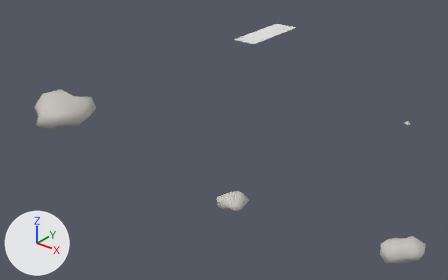
The glTF model models/epilogue/p0_0.glb as it was, and as the next commit left it.
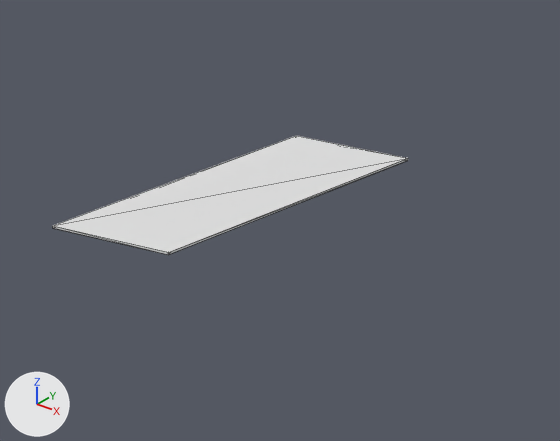
There are two pictures of each version: one whole from a 50 mm lens placed at (45.6, -65.9, 23.1), pointed at (11.5, -23.3, -3.3), one close up on the part from 50% to 72% of the width and 0% to 27% of the height. Every picture has the same lights, and +X, +Y and +Z are marked at lower left. The first two pictures are the older version. The close-ups show mesh edges as thin lines. Vertices at exactly the same position are counted once.

Names of what the first close-up shows: 'p0_0'.
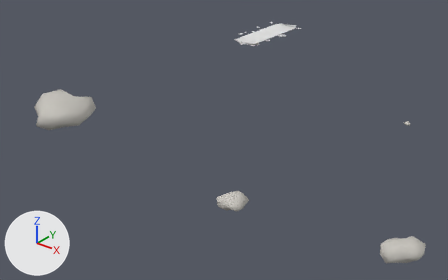
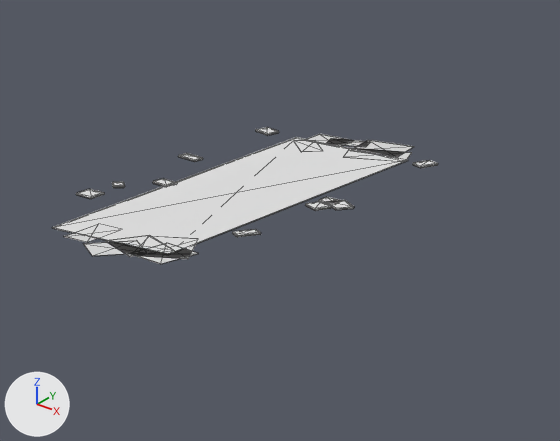
Edits to the bpy script that builds the scene:
```text
Add mat_epilogue__earth_001:
    mat_epilogue__earth_001 = principled_material('epilogue__earth.001')
    mat_epilogue__earth_001.base_color = (0.7, 0.7, 0.7)  # light grey #dadada
    mat_epilogue__earth_001.roughness = 0.7
Change me_p0_0:
    used by ob_p0_0; location = (0.0, 0.0, 0.0)
    remove me_p0_0.from_pydata(...)  # 192 vertices, 364 faces; spans x -1.6..35.9, y -39.1..4.8, z -0.6..2.5
    add me_p0_0.from_pydata(...)  # 512 vertices, 924 faces; spans x -2.8..35.9, y -39.1..5.9, z -0.6..2.5
    me_p0_0 part 1: the loose piece of 24 vertices spanning x -1.6..1.6, y -4.8..4.8, z 0.0 is copied, and the copy is turned -100.2 degrees about the z axis through its middle and scaled by 0.0522, then moved by (-1.7, -0.4, 0.0); it spans x -2.0..-1.5, y -0.6..-0.2, z 0.0
    me_p0_0 part 2: the loose piece of 24 vertices spanning x -1.6..1.6, y -4.8..4.8, z 0.0 is copied, and the copy is scaled about its middle by (0.139, 0.0484, -0.636), then moved by (-2.5, -2.2, 0.0); it spans x -2.8..-2.3, y -2.5..-1.9, z 0.0
    me_p0_0 part 3: the loose piece of 24 vertices spanning x -1.6..1.6, y -4.8..4.8, z 0.0 is copied, and the copy is scaled about its middle by (0.139, 0.0328, -0.636), then moved by (2.1, 0.7, 0.0); it spans x 1.9..2.4, y 0.6..0.9, z 0.0
    me_p0_0 part 4: the loose piece of 24 vertices spanning x -1.6..1.6, y -4.8..4.8, z 0.0 is copied, and the copy is multiplied about its middle by the matrix ((-0.051, 0.033, 0.0), (0.033, 0.051, 0.0), (0.0, 0.0, -0.061)), then moved by (2.0, -2.5, 0.0); it spans x 1.8..2.3, y -2.8..-2.2, z 0.0
    me_p0_0 part 5: the loose piece of 24 vertices spanning x -1.6..1.6, y -4.8..4.8, z 0.0 is copied, and the copy is scaled about its middle by (0.167, 0.0275, -0.636), then moved by (-2.5, 1.7, 0.0); it spans x -2.8..-2.2, y 1.5..1.9, z 0.0
    me_p0_0 part 6: 200 vertices added at x -2.7..2.8, y -5.9..5.9, z 0.0
    add me_p0_0.materials.append(mat_epilogue__earth_001)  # light grey #dadada
```

Boxes (x1, y1, x2, y2) around the edits, measured in the close-ups (560 x 441 px):
'p0_0', reshaped: before (53, 136, 408, 255); after (52, 127, 438, 264)
part 1 of me_p0_0, added: after (153, 178, 177, 187)
part 2 of me_p0_0, added: after (76, 189, 104, 199)
part 3 of me_p0_0, added: after (318, 197, 341, 204)
part 4 of me_p0_0, added: after (232, 229, 261, 237)
part 5 of me_p0_0, added: after (178, 153, 203, 162)
part 6 of me_p0_0, added: after (64, 127, 438, 264)
